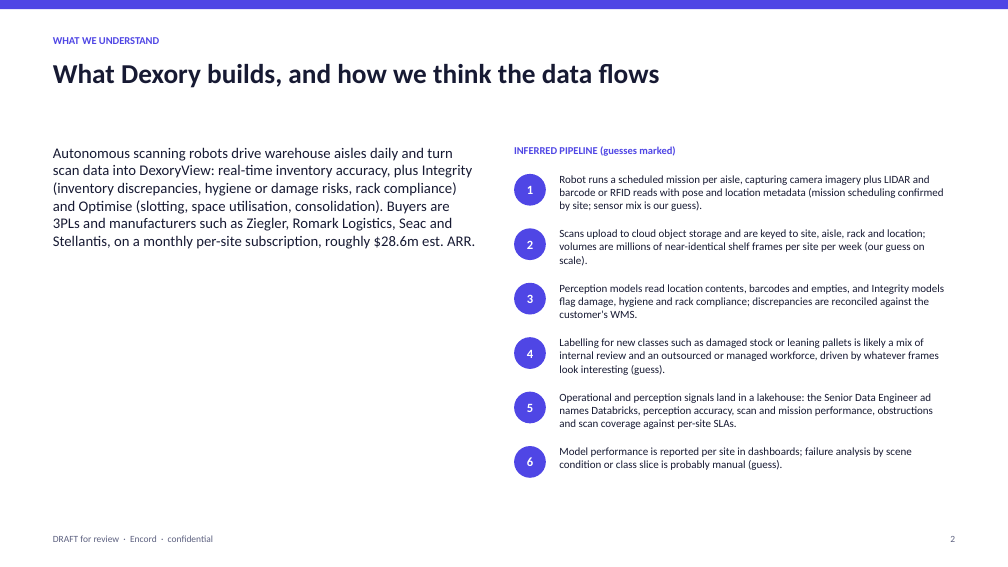
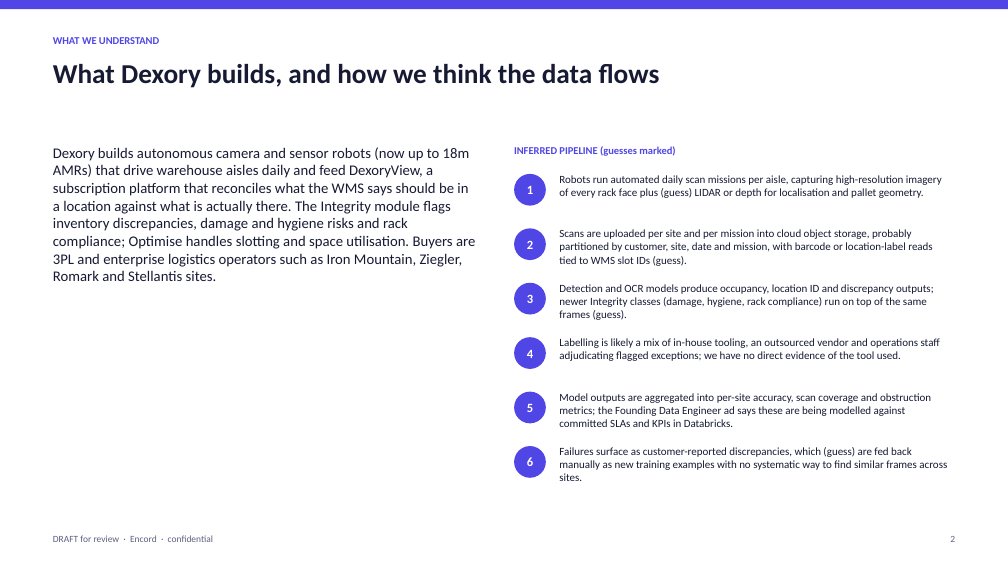
Before and after one commit to qaisak/signal-desk, a slide deck: slide 2 of docs/briefs/dexory.pptx. Drawn at 1008x567 pixels with LibreOffice and Linux fonts; fonts in the diff are those of the drawing. Boxes give left, top, right and bottom in pixels: in the first picture for what was removed or moved away, otherwise in the second. Text is boxed around its words. In the diff, an @@ line names an element or a change of style, - is before the commit and + after.

```diff
--- a/docs/briefs/dexory.pptx
+++ b/docs/briefs/dexory.pptx
@@ text at [53, 147, 475, 281]: text changed @@
-Autonomous scanning robots drive warehouse aisles daily and turn scan data into DexoryView: real-time inventory accuracy, plus Integrity (inventory discrepancies, hygiene or damage risks, rack compliance) and Optimise (slotting, space utilisation, consolidation). Buyers are 3PLs and manufacturers such as Ziegler, Romark Logistics, Seac and Stellantis, on a monthly per-site subscription, roughly $28.6m est. ARR.
+Dexory builds autonomous camera and sensor robots (now up to 18m AMRs) that drive warehouse aisles daily and feed DexoryView, a subscription platform that reconciles what the WMS says should be in a location against what is actually there. The Integrity module flags inventory discrepancies, damage and hygiene risks and rack compliance; Optimise handles slotting and space utilisation. Buyers are 3PL and enterprise logistics operators such as Iron Mountain, Ziegler, Romark and Stellantis sites.
@@ text at [559, 175, 942, 198]: text changed @@
-Robot runs a scheduled mission per aisle, capturing camera imagery plus LIDAR and barcode or RFID reads with pose and location metadata (mission scheduling confirmed by site; sensor mix is our guess).
+Robots run automated daily scan missions per aisle, capturing high-resolution imagery of every rack face plus (guess) LIDAR or depth for localisation and pallet geometry.
@@ text at [559, 229, 932, 266]: text changed @@
-Scans upload to cloud object storage and are keyed to site, aisle, rack and location; volumes are millions of near-identical shelf frames per site per week (our guess on scale).
+Scans are uploaded per site and per mission into cloud object storage, probably partitioned by customer, site, date and mission, with barcode or location-label reads tied to WMS slot IDs (guess).
@@ text at [559, 284, 934, 320]: text changed @@
-Perception models read location contents, barcodes and empties, and Integrity models flag damage, hygiene and rack compliance; discrepancies are reconciled against the customer's WMS.
+Detection and OCR models produce occupancy, location ID and discrepancy outputs; newer Integrity classes (damage, hygiene, rack compliance) run on top of the same frames (guess).
@@ text at [559, 338, 940, 361]: text changed @@
-Labelling for new classes such as damaged stock or leaning pallets is likely a mix of internal review and an outsourced or managed workforce, driven by whatever frames look interesting (guess).
+Labelling is likely a mix of in-house tooling, an outsourced vendor and operations staff adjudicating flagged exceptions; we have no direct evidence of the tool used.
@@ text at [559, 393, 931, 427]: text changed @@
-Operational and perception signals land in a lakehouse: the Senior Data Engineer ad names Databricks, perception accuracy, scan and mission performance, obstructions and scan coverage against per-site SLAs.
+Model outputs are aggregated into per-site accuracy, scan coverage and obstruction metrics; the Founding Data Engineer ad says these are being modelled against committed SLAs and KPIs in Databricks.
@@ text at [559, 447, 947, 481]: text changed @@
-Model performance is reported per site in dashboards; failure analysis by scene condition or class slice is probably manual (guess).
+Failures surface as customer-reported discrepancies, which (guess) are fed back manually as new training examples with no systematic way to find similar frames across sites.
```
Also in this commit, not shown: 6 other slides changed, 9 other files.
